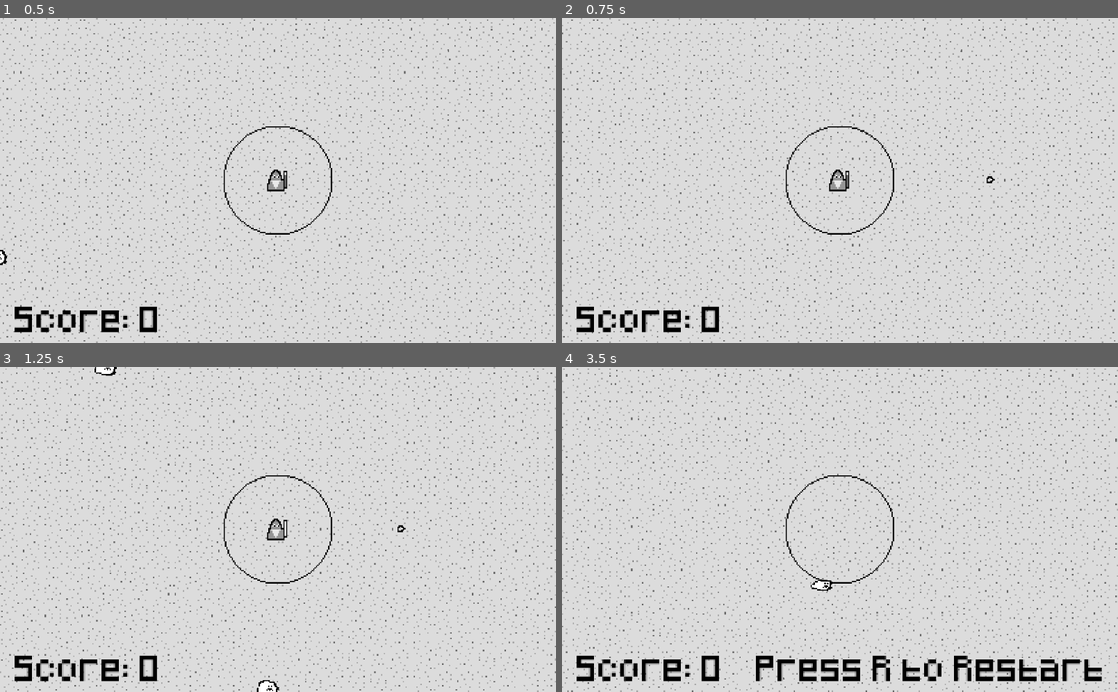
Above: before the commit, frames 1-4 (two rows, left to right).
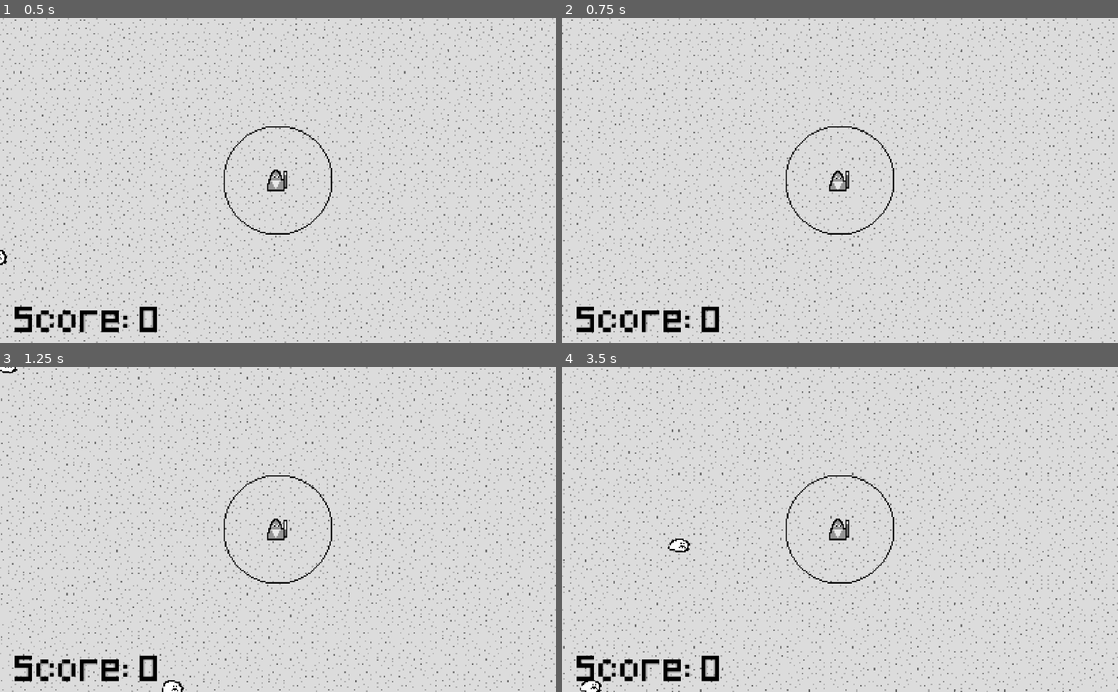
Above: after the commit, the same moments.

Repository: ben-humphries/Trijam68
Game: Godot game, scene res://World.tscn
Two runs of this game, one before a commit and one after it. Both use one fixed random seed, a clock stepped at 60 frames per second and the inputs below.
Inputs:
- Up to frame 1 (0.5 s): no input
- Up to frame 2 (0.75 s): tap Enter at 0.5 s; hold Right (right) from 0.53 s (still down); hold Space (fire) from 0.53 s (still down)
- Up to frame 3 (1.25 s): keep holding Right (right); keep holding Space (fire); tap V (cast_jump, bound only after the commit) at 0.77, 1.07 s; tap Z (cast_basic_shot, bound only after the commit) at 0.8 s
- Up to frame 4 (3.5 s): release Right (right) at 1.28 s; release Space (fire) at 1.28 s; hold S (down) 1.28-2.03 s; tap Z (cast_basic_shot, bound only after the commit) at 1.35 s; tap V (cast_jump, bound only after the commit) at 1.52, 1.82, 3.02, 3.32 s; tap X (cast_fireball, bound only after the commit) at 1.55 s; hold Right (right) 2.03-2.78 s; hold X (cast_fireball, bound only after the commit) 2.03-2.78 s; tap C (cast_shadow, bound only after the commit) at 2.3, 2.85 s; hold Up (up) from 2.78 s (still down); tap B (cast_spikes, bound only after the commit) at 3.05 s

Frame 1 is identical in both runs. In frame 2, less than 0.1% of the frame differs, in the area x 48-78%, y 46-53%; in frame 3, 9.4%; in frame 4, 12%, in the area x 0-100%, y 0-100%.

Commit message:
ADD some STUFF

Diff:
--- a/PlayerControl.gd
+++ b/PlayerControl.gd
@@ -5,16 +5,18 @@
 # var a = 2
 # var b = "text"
 var speed = 3;
-const SpellCooldown = 15
+const SpellCooldown = 45
 var currentSpellCooldown = 0
 var casting = false
 var velocity = Vector2()
 var dieTimer = -1
 var lastPlayerDirection = Vector2()
 var projectile = load("res://Player_Projectile.tscn")
+var shadowToClone = load("res://Shadow.tscn")
+var spikesToClone = load("res://Spikes.tscn")
 var castSpellTriggered = false
 var score = 0
-
+var currentShadow = null
 func processAnimation():
 
 	if(velocity.x > 0):
@@ -40,9 +42,6 @@
 		velocity.y += 1
 	if Input.is_action_pressed('up'):
 		velocity.y -= 1
-	if Input.is_action_pressed('fire'):
-		if(currentSpellCooldown <= 0):
-			castSpellTriggered = true
 	if(Input.is_action_pressed('reload_when_dead') and dieTimer==0):
 		get_tree().reload_current_scene()
 	if velocityNotZero():
@@ -52,7 +51,6 @@
 func velocityNotZero() -> bool:
 	return velocity.x != 0 || velocity.y != 0
 func processTimers():
-	currentSpellCooldown-=1;
 	if(dieTimer > 0):
 		dieTimer -=1
 	processDieTimer()
@@ -73,9 +71,28 @@
 func _ready():
 	pass
 func processCasting():
+	castSpellTriggered = false
+	currentSpellCooldown-=1
+	print(currentSpellCooldown)
+	if Input.is_action_pressed('cast_basic_shot') or Input.is_action_pressed("cast_fireball") or Input.is_action_pressed("cast_jump") or Input.is_action_pressed("cast_shadow") or Input.is_action_pressed("cast_spikes"):
+		if(currentSpellCooldown <= 0):
+			castSpellTriggered = true
+			currentSpellCooldown = SpellCooldown
+
 	if castSpellTriggered:
 		casting = true
-		castBasicShot()
+		if Input.is_action_pressed('cast_basic_shot'):
+			castBasicShot()
+		if Input.is_action_pressed('cast_fireball'):
+			castFireball()
+		if Input.is_action_pressed('cast_jump'):
+			print("jumping")
+			castJump()
+		if Input.is_action_pressed('cast_shadow'):
+			print("casting shadow")
+			castShadow()
+		if Input.is_action_pressed('cast_spikes'):
+			castSpikes()
 func die():
 	dieTimer = 100
 
@@ -83,7 +100,6 @@
 	if dieTimer == 0:
 		$AnimatedSprite.hide()
 func castBasicShot():
-	currentSpellCooldown = SpellCooldown
 
 	var currentSpell = projectile.instance()
 	add_child(currentSpell)
@@ -97,6 +113,25 @@
 		var holder = Vector2(1, 0)
 		currentSpell.velocity = Vector2(holder.x, holder.y)
 	currentSpell.velocity *= currentSpell.speed
+func castFireball():
+	pass
+func castJump():
+	var jumpBy =velocity.normalized() * 75
+	move_and_collide(jumpBy)
+func castShadow():
+	if currentShadow == null:
+		currentShadow = shadowToClone.instance()
+		get_parent().add_child(currentShadow)
+		currentShadow.position = Vector2(position.x, position.y)
+	else:
+		position = Vector2(currentShadow.position.x, currentShadow.position.y)
+		currentShadow.get_parent().remove_child(currentShadow)
+		currentShadow = null
+func castSpikes():
+	var spikes = spikesToClone.instance()
+	spikes.position = Vector2(position.x, position.y)
+	get_parent().add_child(spikes)
+	pass
 
 # Called every frame. 'delta' is the elapsed time since the previous frame.
 #func _process(delta):
--- /dev/null
+++ b/Shadow.tscn
@@ -0,0 +1,6 @@
+[gd_scene load_steps=2 format=2]
+
+[ext_resource path="res://Sprites/Shadow.png" type="Texture" id=1]
+
+[node name="Sprite" type="Sprite"]
+texture = ExtResource( 1 )
--- /dev/null
+++ b/Spikes.tscn
@@ -0,0 +1,61 @@
+[gd_scene load_steps=14 format=2]
+
+[ext_resource path="res://Sprites/Spike.png" type="Texture" id=1]
+[ext_resource path="res://SpikesRemoval.gd" type="Script" id=2]
+[ext_resource path="res://SpikesFrameCheck.gd" type="Script" id=3]
+[ext_resource path="res://spikebodyt.gd" type="Script" id=4]
+
+[sub_resource type="AtlasTexture" id=1]
+atlas = ExtResource( 1 )
+region = Rect2( 0, 0, 16, 16 )
+
+[sub_resource type="AtlasTexture" id=2]
+atlas = ExtResource( 1 )
+region = Rect2( 16, 0, 16, 16 )
+
+[sub_resource type="AtlasTexture" id=3]
+atlas = ExtResource( 1 )
+region = Rect2( 32, 0, 16, 16 )
+
+[sub_resource type="AtlasTexture" id=4]
+atlas = ExtResource( 1 )
+region = Rect2( 0, 16, 16, 16 )
+
+[sub_resource type="AtlasTexture" id=5]
+atlas = ExtResource( 1 )
+region = Rect2( 16, 16, 16, 16 )
+
+[sub_resource type="AtlasTexture" id=6]
+atlas = ExtResource( 1 )
+region = Rect2( 32, 16, 16, 16 )
+
+[sub_resource type="AtlasTexture" id=7]
+atlas = ExtResource( 1 )
+region = Rect2( 0, 32, 16, 16 )
+
+[sub_resource type="SpriteFrames" id=8]
+animations = [ {
+"frames": [ SubResource( 1 ), SubResource( 1 ), SubResource( 1 ), SubResource( 1 ), SubResource( 2 ), SubResource( 3 ), SubResource( 4 ), SubResource( 5 ), SubResource( 6 ), SubResource( 7 ), SubResource( 7 ), SubResource( 7 ), SubResource( 6 ), SubResource( 5 ), SubResource( 4 ), SubResource( 3 ), SubResource( 2 ), SubResource( 1 ), SubResource( 1 ) ],
+"loop": true,
+"name": "Spikes",
+"speed": 10.0
+} ]
+
+[sub_resource type="RectangleShape2D" id=9]
+extents = Vector2( 2.47346, 2.67549 )
+
+[node name="Spikes" type="AnimatedSprite"]
+frames = SubResource( 8 )
+animation = "Spikes"
+frame = 15
+playing = true
+script = ExtResource( 2 )
+
+[node name="KinematicBody2D" type="KinematicBody2D" parent="."]
+script = ExtResource( 4 )
+
+[node name="CollisionShape2D" type="CollisionShape2D" parent="KinematicBody2D"]
+position = Vector2( 0.323532, -5.17654 )
+shape = SubResource( 9 )
+disabled = true
+script = ExtResource( 3 )
--- /dev/null
+++ b/SpikesFrameCheck.gd
@@ -0,0 +1,17 @@
+extends CollisionShape2D
+
+
+# Declare member variables here. Examples:
+# var a = 2
+# var b = "text"
+
+
+# Called when the node enters the scene tree for the first time.
+func _ready():
+	pass # Replace with function body.
+
+
+# Called every frame. 'delta' is the elapsed time since the previous frame.
+func _process(delta):
+
+	pass
--- /dev/null
+++ b/SpikesRemoval.gd
@@ -0,0 +1,24 @@
+extends AnimatedSprite
+
+
+# Declare member variables here. Examples:
+# var a = 2
+# var b = "text"
+
+
+# Called when the node enters the scene tree for the first time.
+var timer = 750
+func _ready():
+	pass # Replace with function body.
+
+
+# Called every frame. 'delta' is the elapsed time since the previous frame.
+func _process(delta):
+	timer-=1
+	if timer < 0:
+		get_parent().remove_child(self)
+	if abs(frame - 11) < 3:
+		get_node("KinematicBody2D/CollisionShape2D").disabled  = false
+	else:
+				get_node("KinematicBody2D/CollisionShape2D").disabled  = true
+#	pass
--- a/Wizard.tscn
+++ b/Wizard.tscn
@@ -26,11 +26,11 @@
 
 [sub_resource type="AtlasTexture" id=6]
 atlas = ExtResource( 1 )
-region = Rect2( 0, 16, 16, 16 )
+region = Rect2( 0, 0, 16, 16 )
 
 [sub_resource type="AtlasTexture" id=7]
 atlas = ExtResource( 1 )
-region = Rect2( 0, 0, 16, 16 )
+region = Rect2( 0, 16, 16, 16 )
 
 [sub_resource type="AtlasTexture" id=8]
 atlas = ExtResource( 1 )
@@ -43,14 +43,14 @@
 "name": "Cast_Spell",
 "speed": 5.0
 }, {
-"frames": [ SubResource( 6 ), SubResource( 7 ) ],
+"frames": [ SubResource( 6 ) ],
+"loop": true,
+"name": "Idle",
+"speed": 5.0
+}, {
+"frames": [ SubResource( 7 ), SubResource( 8 ) ],
 "loop": true,
 "name": "Walk",
-"speed": 5.0
-}, {
-"frames": [ SubResource( 8 ) ],
-"loop": true,
-"name": "Idle",
 "speed": 5.0
 } ]
 
@@ -63,7 +63,7 @@
 [node name="AnimatedSprite" type="AnimatedSprite" parent="."]
 frames = SubResource( 9 )
 animation = "Cast_Spell"
-frame = 4
+frame = 3
 playing = true
 
 [node name="Camera2D" type="Camera2D" parent="."]
--- a/project.godot
+++ b/project.godot
@@ -55,6 +55,36 @@
 "events": [ Object(InputEventKey,"resource_local_to_scene":false,"resource_name":"","device":0,"alt":false,"shift":false,"control":false,"meta":false,"command":false,"pressed":false,"scancode":82,"unicode":0,"echo":false,"script":null)
  ]
 }
+cast_shadow={
+"deadzone": 0.5,
+"events": [ Object(InputEventKey,"resource_local_to_scene":false,"resource_name":"","device":0,"alt":false,"shift":false,"control":false,"meta":false,"command":false,"pressed":false,"scancode":67,"unicode":0,"echo":false,"script":null)
+, Object(InputEventKey,"resource_local_to_scene":false,"resource_name":"","device":0,"alt":false,"shift":false,"control":false,"meta":false,"command":false,"pressed":false,"scancode":51,"unicode":0,"echo":false,"script":null)
+ ]
+}
+cast_fireball={
+"deadzone": 0.5,
+"events": [ Object(InputEventKey,"resource_local_to_scene":false,"resource_name":"","device":0,"alt":false,"shift":false,"control":false,"meta":false,"command":false,"pressed":false,"scancode":88,"unicode":0,"echo":false,"script":null)
+, Object(InputEventKey,"resource_local_to_scene":false,"resource_name":"","device":0,"alt":false,"shift":false,"control":false,"meta":false,"command":false,"pressed":false,"scancode":50,"unicode":0,"echo":false,"script":null)
+ ]
+}
+cast_basic_shot={
+"deadzone": 0.5,
+"events": [ Object(InputEventKey,"resource_local_to_scene":false,"resource_name":"","device":0,"alt":false,"shift":false,"control":false,"meta":false,"command":false,"pressed":false,"scancode":90,"unicode":0,"echo":false,"script":null)
+, Object(InputEventKey,"resource_local_to_scene":false,"resource_name":"","device":0,"alt":false,"shift":false,"control":false,"meta":false,"command":false,"pressed":false,"scancode":49,"unicode":0,"echo":false,"script":null)
+ ]
+}
+cast_jump={
+"deadzone": 0.5,
+"events": [ Object(InputEventKey,"resource_local_to_scene":false,"resource_name":"","device":0,"alt":false,"shift":false,"control":false,"meta":false,"command":false,"pressed":false,"scancode":86,"unicode":0,"echo":false,"script":null)
+, Object(InputEventKey,"resource_local_to_scene":false,"resource_name":"","device":0,"alt":false,"shift":false,"control":false,"meta":false,"command":false,"pressed":false,"scancode":52,"unicode":0,"echo":false,"script":null)
+ ]
+}
+cast_spikes={
+"deadzone": 0.5,
+"events": [ Object(InputEventKey,"resource_local_to_scene":false,"resource_name":"","device":0,"alt":false,"shift":false,"control":false,"meta":false,"command":false,"pressed":false,"scancode":66,"unicode":0,"echo":false,"script":null)
+, Object(InputEventKey,"resource_local_to_scene":false,"resource_name":"","device":0,"alt":false,"shift":false,"control":false,"meta":false,"command":false,"pressed":false,"scancode":53,"unicode":0,"echo":false,"script":null)
+ ]
+}
 
 [rendering]
 
--- /dev/null
+++ b/spikebodyt.gd
@@ -0,0 +1,22 @@
+extends KinematicBody2D
+
+
+# Declare member variables here. Examples:
+# var a = 2
+# var b = "text"
+
+
+# Called when the node enters the scene tree for the first time.
+func _ready():
+	pass # Replace with function body.
+
+
+# Called every frame. 'delta' is the elapsed time since the previous frame.
+#func _process(delta):
+#	pass
+const damage = 150
+func _physics_process(delta):
+	var collidedWith = move_and_collide(Vector2(0, 0))
+	if collidedWith:
+		if collidedWith.collider.has_method("do_damage"):
+			collidedWith.collider.do_damage(damage)
Binary file added: Sprites/Fireball.png
Not shown, added: Sprites/Fireball.png.import
Binary file added: Sprites/Shadow.png
Not shown, added: Sprites/Shadow.png.import
Binary file added: Sprites/Spike.png
Not shown, added: Sprites/Spike.png.import
Binary file added: Sprites/Spinner.png
Not shown, added: Sprites/Spinner.png.import
